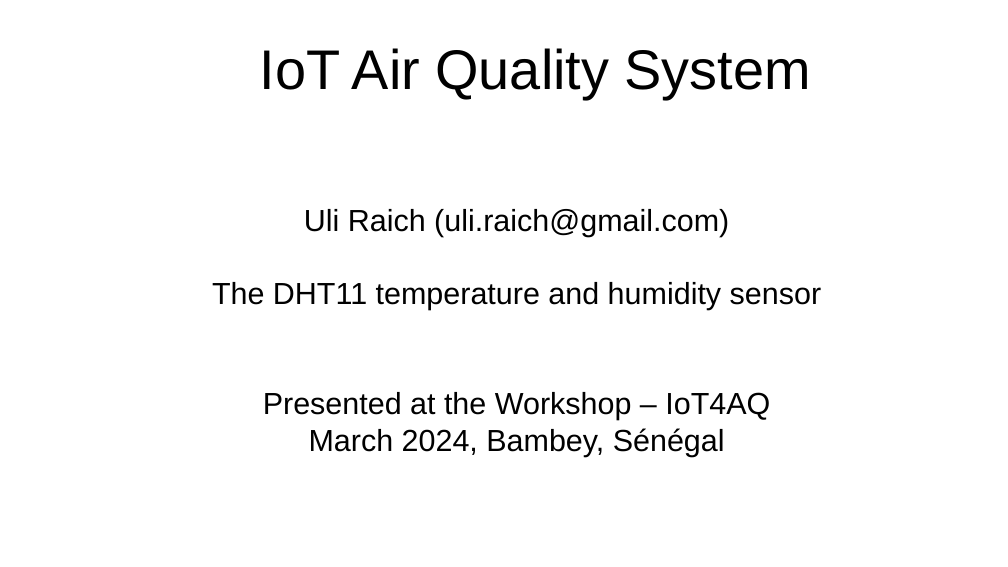
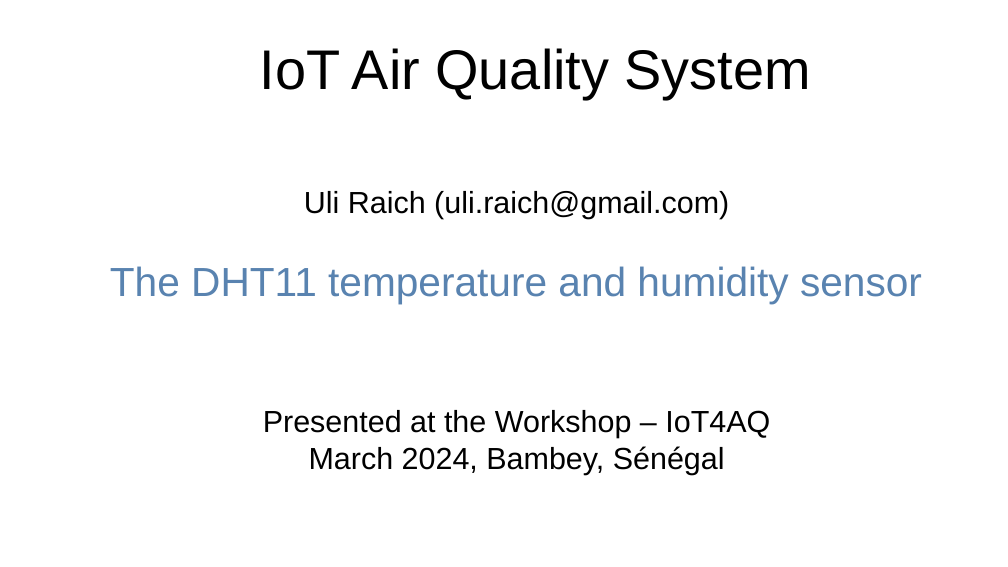
Before and after one commit to uraich/IoT4AQ, a slide deck: slide 1 of workshop/slides/iot4aq_dht11.odp. Drawn at 1008x567 pixels with LibreOffice and Linux fonts; fonts in the diff are those of the drawing; background and template pictures are left out. Boxes give left, top, right and bottom in pixels: in the first picture for what was removed or moved away, otherwise in the second. Text is boxed around its words. In the diff, an @@ line names an element or a change of style, - is before the commit and + after.

```diff
--- a/workshop/slides/iot4aq_dht11.odp
+++ b/workshop/slides/iot4aq_dht11.odp
@@ subtitle at bbox=[110, 266, 922, 304]: size 24 to 32 pt, text colour #000000 to #5983B0 in "The DHT11 temperature and humidity sensor" @@
```
Also in this commit, not shown: 1 other slide changed, 1 slide added, 9 other files.
